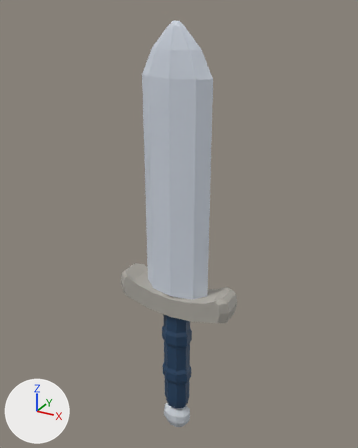
An edit to the Blender file blender/BE_HeldSword.blend, drawn before and after from the same camera.
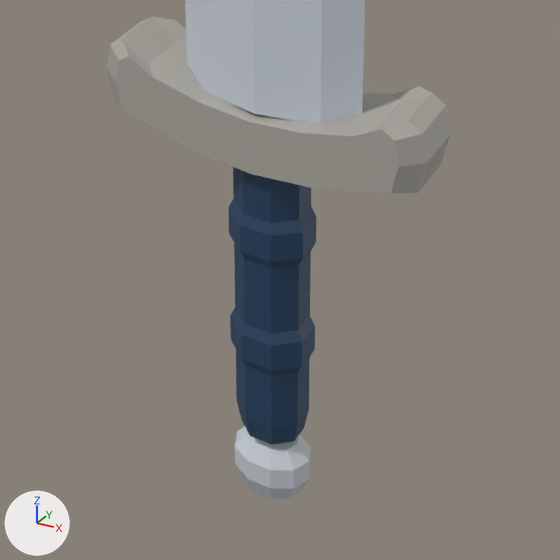
Each version is shown whole from a 50 mm camera at (3.23, -5.8, 4.81) aimed at (-0.07, 0.2, 1.81), then close up on the part from 24% to 77% of the width and 58% to 100% of the height. Arrows for +X, +Y and +Z are at lower left; the lights stay in place. The older version's two pictures come first.

Script lines for the objects in view, before the commit:
```python
me_be_heldsword_mesh = bpy.data.meshes.new('BE_HeldSword_Mesh')
me_be_heldsword_mesh.from_pydata(...)  # 260 vertices, 224 faces; spans x -0.95..0.95, y -0.23..0.23, z -1.95..4.65
# faces by material slot: [34, 56, 82, 52]
me_be_heldsword_mesh.materials.append(mat_blade)  # light grey #d0d7e2
me_be_heldsword_mesh.materials.append(mat_guard)  # grey #adaaa2
me_be_heldsword_mesh.materials.append(mat_grip)  # dark blue #244261
me_be_heldsword_mesh.materials.append(mat_pommel)  # light grey #cbd1d8
ob_be_heldsword = bpy.data.objects.new('BE_HeldSword', me_be_heldsword_mesh)
ob_be_heldsword.location = (0.0, 0.0, 0.0)
```
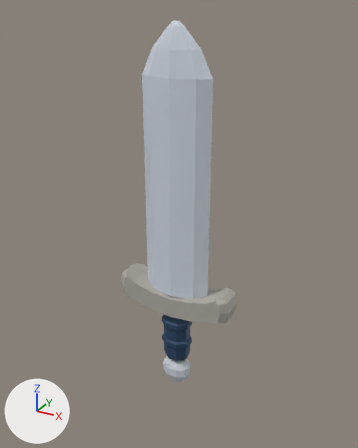
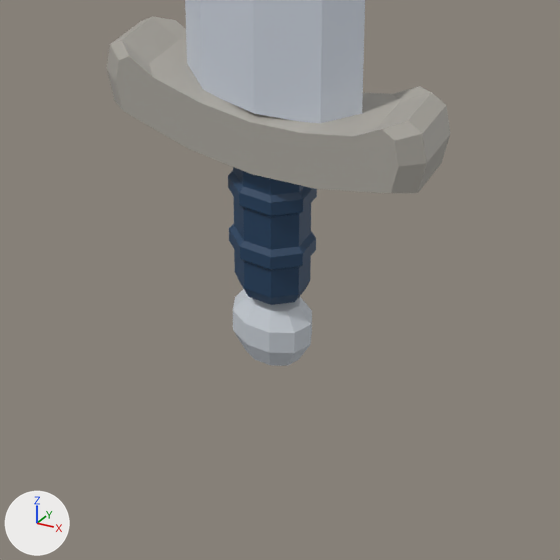
Boxes (x1, y1, x2, y2) around the edits, measured in the close-ups (560 x 560 px; the box of a moved part takes in the faces that stretch with it):
'BE_HeldSword', reshaped
    before: (107, 0, 450, 499)
    after: (107, 0, 450, 366)
part 1 of me_be_heldsword_mesh, moved or reshaped
    before: (228, 167, 316, 444)
    after: (228, 167, 317, 305)
part 2 of me_be_heldsword_mesh, moved or reshaped
    before: (235, 426, 311, 499)
    after: (233, 289, 312, 366)

The change, as a list of edits to the scene's bpy script:
```text
Change me_be_heldsword_mesh:
    used by ob_be_heldsword; location = (0.0, 0.0, 0.0)
    remove me_be_heldsword_mesh.from_pydata(...)  # 260 vertices, 224 faces; spans x -0.95..0.95, y -0.23..0.23, z -1.95..4.65
    add me_be_heldsword_mesh.from_pydata(...)  # 260 vertices, 224 faces; spans x -0.95..0.95, y -0.23..0.23, z -0.95..4.65
    me_be_heldsword_mesh part 1: the loose piece of 88 vertices spanning x -0.23..0.23, y -0.19..0.19, z -1.45..0.45 is scaled about its middle by (1, 1, 0.474), then moved by (0.0, 0.0, 0.5)
    me_be_heldsword_mesh part 2: the loose piece of 60 vertices spanning x -0.25..0.25, y -0.17..0.17, z -1.95..-1.5 is moved by (0.0, 0.0, 1.0)
```
